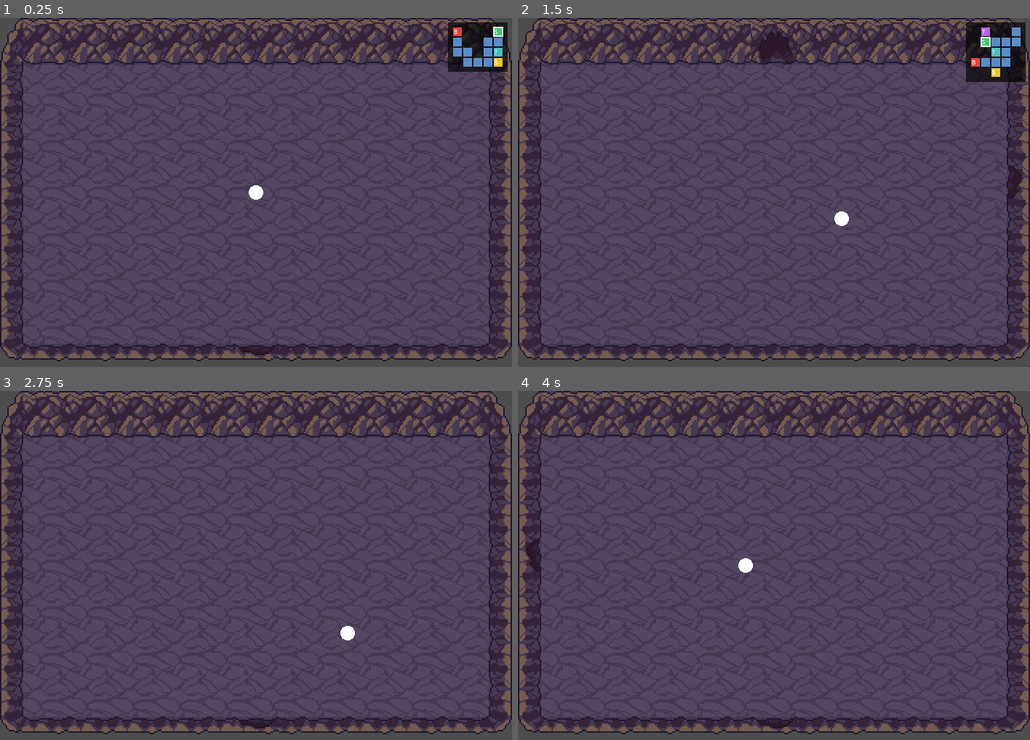
Above: before the commit, frames 1-4 (two rows, left to right).
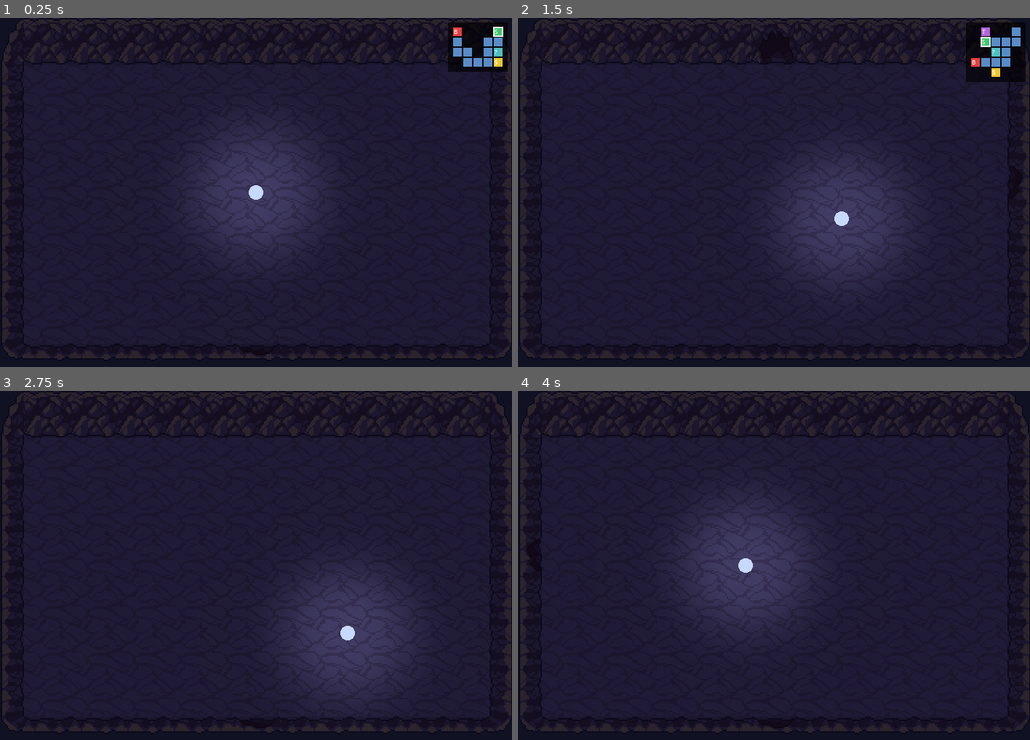
Above: after the commit, the same moments.

Repository: TangDylan1/CS230-Final-Project---Dylan-and-Alexis
Game: Godot game, scene res://scenes/dungeon.tscn
The game is run twice, just before and just after one commit, with the same random seed, the same clock (stepped at 60 frames per second) and the same inputs.
Inputs:
- Up to frame 1 (0.25 s): no input
- Up to frame 2 (1.5 s): tap Enter (ui_accept) at 0.5, 0.77 s; hold Right (ui_right) 0.53-1.28 s; tap M at 0.6, 1.35 s; hold Down (ui_down) from 1.28 s (still down)
- Up to frame 3 (2.75 s): tap Enter (ui_accept) at 1.52 s; release Down (ui_down) at 2.03 s; hold Right (ui_right) from 2.03 s (still down); tap M at 2.1 s
- Up to frame 4 (4 s): release Right (ui_right) at 2.78 s; hold Up (ui_up) 2.78-3.53 s; tap M at 2.85, 3.6 s; tap Enter (ui_accept) at 3.02, 3.77 s; hold Left (ui_left) from 3.53 s (still down)

The runs differ from the first frame. In frame 1, 93% of the frame differs, in the area x 0-100%, y 0-100%; in frame 2, 93%; in frame 3, 94%; in frame 4, 95%.

Commit message:
Simple point lights

Diff:
--- a/assets/tileset/tileset.tres
+++ b/assets/tileset/tileset.tres
@@ -904,5 +904,6 @@
 15:31/0 = 0
 
 [resource]
+occlusion_layer_0/light_mask = 1
 physics_layer_0/collision_layer = 1
 sources/0 = SubResource("TileSetAtlasSource_wgc32")
--- a/project.godot
+++ b/project.godot
@@ -24,3 +24,5 @@
 [rendering]
 
 textures/canvas_textures/default_texture_filter=0
+environment/defaults/default_clear_color=Color(0.06720009, 0.06721379, 0.14163193, 1)
+occlusion_culling/use_occlusion_culling=true
--- a/scenes/dungeon.tscn
+++ b/scenes/dungeon.tscn
@@ -806,3 +806,6 @@
 
 [node name="Minimap" type="Node2D" parent="MinimapLayer"]
 script = ExtResource("2_map")
+
+[node name="CanvasModulate" type="CanvasModulate" parent="."]
+color = Color(0.3760466, 0.38724002, 0.5549008, 1)
--- a/scenes/player.tscn
+++ b/scenes/player.tscn
@@ -1,12 +1,19 @@
-[gd_scene load_steps=3 format=3]
+[gd_scene load_steps=4 format=3 uid="uid://du38ge1g35cvj"]
 
-[ext_resource type="Script" path="res://scripts/player.gd" id="1_plr"]
+[ext_resource type="Script" uid="uid://2i64g80l0b1w" path="res://scripts/player.gd" id="1_plr"]
+[ext_resource type="Texture2D" uid="uid://d1ck4rlypb1gu" path="res://assets/effects/light.png" id="2_g2els"]
 
 [sub_resource type="CircleShape2D" id="CircleShape2D_col"]
-radius = 10.0
 
 [node name="Player" type="CharacterBody2D"]
 script = ExtResource("1_plr")
 
 [node name="CollisionShape2D" type="CollisionShape2D" parent="."]
 shape = SubResource("CircleShape2D_col")
+
+[node name="PointLight2D" type="PointLight2D" parent="."]
+color = Color(0.815986, 0.9273391, 0.96797365, 1)
+energy = 0.5
+shadow_enabled = true
+texture = ExtResource("2_g2els")
+texture_scale = 0.84
--- a/scenes/room scenes/NORMAL/N_03.tscn
+++ b/scenes/room scenes/NORMAL/N_03.tscn
@@ -1,7 +1,8 @@
-[gd_scene load_steps=5 format=4 uid="uid://dlke3irp3gbyg"]
+[gd_scene load_steps=6 format=4 uid="uid://dlke3irp3gbyg"]
 
 [ext_resource type="Texture2D" uid="uid://8ryh31ld5bq" path="res://assets/tileset/GuttyKreum_ForestGraveyard/Tilemaps/Fulltilemap.png" id="1_ic3ow"]
 [ext_resource type="TileSet" uid="uid://ck1gfpteisar1" path="res://assets/tileset/tileset.tres" id="2_g6gjo"]
+[ext_resource type="Texture2D" uid="uid://d1ck4rlypb1gu" path="res://assets/effects/light.png" id="3_2kckn"]
 
 [sub_resource type="TileSetAtlasSource" id="TileSetAtlasSource_c0m4q"]
 texture = ExtResource("1_ic3ow")
@@ -919,3 +920,21 @@
 scale = Vector2(2, 2)
 tile_map_data = PackedByteArray("AAAKAAUAAAAKAAgAAAAKAAYAAAAKAAkAAAALAAUAAAALAAgAAAALAAYAAAALAAkAAAAKAAkAAAAKAAgAAAAKAA …(240 unchanged characters)…
 tile_set = ExtResource("2_g6gjo")
+
+[node name="PointLight2D" type="PointLight2D" parent="."]
+position = Vector2(353, 183)
+scale = Vector2(1.0022321, 0.9720052)
+color = Color(0.9505953, 0.6704582, 0.26395655, 1)
+energy = 0.5
+shadow_enabled = true
+texture = ExtResource("3_2kckn")
+texture_scale = 0.84
+
+[node name="PointLight2D" type="PointLight2D" parent="PointLight2D"]
+position = Vector2(2.9932861, 134.77293)
+scale = Vector2(1.0022321, 0.9720052)
+color = Color(0.9505953, 0.6704582, 0.26395655, 1)
+energy = 0.5
+shadow_enabled = true
+texture = ExtResource("3_2kckn")
+texture_scale = 0.84
--- a/scenes/room scenes/start.tscn
+++ b/scenes/room scenes/start.tscn
@@ -1,849 +1,11 @@
-[gd_scene load_steps=4 format=4 uid="uid://ce8ysevdjjgex"]
+[gd_scene load_steps=2 format=4 uid="uid://ce8ysevdjjgex"]
 
-[ext_resource type="Texture2D" uid="uid://8ryh31ld5bq" path="res://assets/tileset/GuttyKreum_ForestGraveyard/Tilemaps/Fulltilemap.png" id="1_ylsye"]
-
-[sub_resource type="TileSetAtlasSource" id="TileSetAtlasSource_ylsye"]
-texture = ExtResource("1_ylsye")
-3:0/0 = 0
-6:0/0 = 0
-7:0/0 = 0
-8:0/0 = 0
-9:0/0 = 0
-10:0/0 = 0
-11:0/0 = 0
-16:0/0 = 0
-17:0/0 = 0
-18:0/0 = 0
-19:0/0 = 0
-20:0/0 = 0
-21:0/0 = 0
-22:0/0 = 0
-23:0/0 = 0
-24:0/0 = 0
-25:0/0 = 0
-26:0/0 = 0
-27:0/0 = 0
-28:0/0 = 0
-29:0/0 = 0
-30:0/0 = 0
-31:0/0 = 0
-32:0/0 = 0
-33:0/0 = 0
-1:1/0 = 0
-2:1/0 = 0
-3:1/0 = 0
-4:1/0 = 0
-6:1/0 = 0
-7:1/0 = 0
-8:1/0 = 0
-9:1/0 = 0
-10:1/0 = 0
-11:1/0 = 0
-12:1/0 = 0
-13:1/0 = 0
-14:1/0 = 0
-15:1/0 = 0
-16:1/0 = 0
-17:1/0 = 0
-18:1/0 = 0
-19:1/0 = 0
-20:1/0 = 0
-21:1/0 = 0
-22:1/0 = 0
-23:1/0 = 0
-24:1/0 = 0
-25:1/0 = 0
-26:1/0 = 0
-27:1/0 = 0
-28:1/0 = 0
-29:1/0 = 0
-30:1/0 = 0
-31:1/0 = 0
-32:1/0 = 0
-33:1/0 = 0
-0:2/0 = 0
-1:2/0 = 0
-2:2/0 = 0
-3:2/0 = 0
-4:2/0 = 0
-5:2/0 = 0
-6:2/0 = 0
-7:2/0 = 0
-8:2/0 = 0
-9:2/0 = 0
-10:2/0 = 0
-11:2/0 = 0
-12:2/0 = 0
-13:2/0 = 0
-14:2/0 = 0
-15:2/0 = 0
-16:2/0 = 0
-17:2/0 = 0
-20:2/0 = 0
-21:2/0 = 0
-22:2/0 = 0
-23:2/0 = 0
-24:2/0 = 0
-25:2/0 = 0
-26:2/0 = 0
-27:2/0 = 0
-32:2/0 = 0
-33:2/0 = 0
-0:3/0 = 0
-1:3/0 = 0
-2:3/0 = 0
-3:3/0 = 0
-4:3/0 = 0
-5:3/0 = 0
-6:3/0 = 0
-7:3/0 = 0
-8:3/0 = 0
-9:3/0 = 0
-10:3/0 = 0
-11:3/0 = 0
-12:3/0 = 0
-13:3/0 = 0
-14:3/0 = 0
-15:3/0 = 0
-16:3/0 = 0
-17:3/0 = 0
-18:3/0 = 0
-19:3/0 = 0
-20:3/0 = 0
-21:3/0 = 0
-22:3/0 = 0
-23:3/0 = 0
-24:3/0 = 0
-25:3/0 = 0
-26:3/0 = 0
-27:3/0 = 0
-28:3/0 = 0
-29:3/0 = 0
-30:3/0 = 0
-31:3/0 = 0
-32:3/0 = 0
-33:3/0 = 0
-0:4/0 = 0
-1:4/0 = 0
-2:4/0 = 0
-3:4/0 = 0
-4:4/0 = 0
-5:4/0 = 0
-6:4/0 = 0
-7:4/0 = 0
-8:4/0 = 0
-9:4/0 = 0
-10:4/0 = 0
-11:4/0 = 0
-14:4/0 = 0
-15:4/0 = 0
-16:4/0 = 0
-17:4/0 = 0
-18:4/0 = 0
-19:4/0 = 0
-20:4/0 = 0
-21:4/0 = 0
-23:4/0 = 0
-23:4/0/physics_layer_0/polygon_0/points = PackedVector2Array(-8, -8, 8, -8, 8, 8, -8, 8)
-24:4/0 = 0
-24:4/0/physics_layer_0/polygon_0/points = PackedVector2Array(-8, -8, 8, -8, 8, 8, -8, 8)
-25:4/0 = 0
-25:4/0/physics_layer_0/polygon_0/points = PackedVector2Array(-8, -8, 8, -8, 8, 8, -8, 8)
-26:4/0 = 0
-26:4/0/physics_layer_0/polygon_0/points = PackedVector2Array(-8, -8, 8, -8, 8, 8, -8, 8)
-28:4/0 = 0
-29:4/0 = 0
-30:4/0 = 0
-31:4/0 = 0
-32:4/0 = 0
-33:4/0 = 0
-0:5/0 = 0
-1:5/0 = 0
-2:5/0 = 0
-3:5/0 = 0
-4:5/0 = 0
-5:5/0 = 0
-6:5/0 = 0
-7:5/0 = 0
-8:5/0 = 0
-9:5/0 = 0
-10:5/0 = 0
-11:5/0 = 0
-12:5/0 = 0
-13:5/0 = 0
-14:5/0 = 0
-15:5/0 = 0
-16:5/0 = 0
-17:5/0 = 0
-18:5/0 = 0
-19:5/0 = 0
-20:5/0 = 0
-21:5/0 = 0
-23:5/0 = 0
-23:5/0/physics_layer_0/polygon_0/points = PackedVector2Array(-8, -8, 8, -8, 8, 8, -8, 8)
-24:5/0 = 0
-24:5/0/physics_layer_0/polygon_0/points = PackedVector2Array(-8, -8, 8, -8, 8, 8, -8, 8)
-25:5/0 = 0
-25:5/0/physics_layer_0/polygon_0/points = PackedVector2Array(-8, -8, 8, -8, 8, 8, -8, 8)
-26:5/0 = 0
-26:5/0/physics_layer_0/polygon_0/points = PackedVector2Array(-8, -8, 8, -8, 8, 8, -8, 8)
-28:5/0 = 0
-29:5/0 = 0
-30:5/0 = 0
-31:5/0 = 0
-32:5/0 = 0
-33:5/0 = 0
-0:6/0 = 0
-5:6/0 = 0
-6:6/0 = 0
-7:6/0 = 0
-8:6/0 = 0
-9:6/0 = 0
-10:6/0 = 0
-11:6/0 = 0
-12:6/0 = 0
-13:6/0 = 0
-14:6/0 = 0
-15:6/0 = 0
-16:6/0 = 0
-17:6/0 = 0
-18:6/0 = 0
-19:6/0 = 0
-20:6/0 = 0
-21:6/0 = 0
-23:6/0 = 0
-23:6/0/physics_layer_0/polygon_0/points = PackedVector2Array(-8, -8, 8, -8, 8, 8, -8, 8)
-26:6/0 = 0
-26:6/0/physics_layer_0/polygon_0/points = PackedVector2Array(-8, -8, 8, -8, 8, 8, -8, 8)
-28:6/0 = 0
-29:6/0 = 0
-30:6/0 = 0
-31:6/0 = 0
-32:6/0 = 0
-33:6/0 = 0
-0:7/0 = 0
-1:7/0 = 0
-2:7/0 = 0
-3:7/0 = 0
-4:7/0 = 0
-5:7/0 = 0
-6:7/0 = 0
-7:7/0 = 0
-8:7/0 = 0
-9:7/0 = 0
-10:7/0 = 0
-11:7/0 = 0
-12:7/0 = 0
-13:7/0 = 0
-14:7/0 = 0
-15:7/0 = 0
-16:7/0 = 0
-17:7/0 = 0
-18:7/0 = 0
-19:7/0 = 0
-20:7/0 = 0
-21:7/0 = 0
-23:7/0 = 0
-23:7/0/physics_layer_0/polygon_0/points = PackedVector2Array(-8, -8, 8, -8, 8, 8, -8, 8)
-26:7/0 = 0
-26:7/0/physics_layer_0/polygon_0/points = PackedVector2Array(-8, -8, 8, -8, 8, 8, -8, 8)
-28:7/0 = 0
-29:7/0 = 0
-30:7/0 = 0
-31:7/0 = 0
-32:7/0 = 0
-33:7/0 = 0
-0:8/0 = 0
-1:8/0 = 0
-2:8/0 = 0
-3:8/0 = 0
-4:8/0 = 0
-5:8/0 = 0
-10:8/0 = 0
-11:8/0 = 0
-12:8/0 = 0
-13:8/0 = 0
-14:8/0 = 0
-15:8/0 = 0
-16:8/0 = 0
-17:8/0 = 0
-18:8/0 = 0
-19:8/0 = 0
-23:8/0 = 0
-23:8/0/physics_layer_0/polygon_0/points = PackedVector2Array(-8, -8, 8, -8, 8, 8, -8, 8)
-24:8/0 = 0
-24:8/0/physics_layer_0/polygon_0/points = PackedVector2Array(-8, -8, 8, -8, 8, 8, -8, 8)
-25:8/0 = 0
-25:8/0/physics_layer_0/polygon_0/points = PackedVector2Array(-8, -8, 8, -8, 8, 8, -8, 8)
-26:8/0 = 0
-26:8/0/physics_layer_0/polygon_0/points = PackedVector2Array(-8, -8, 8, -8, 8, 8, -8, 8)
-28:8/0 = 0
-29:8/0 = 0
-0:9/0 = 0
-1:9/0 = 0
-2:9/0 = 0
-3:9/0 = 0
-4:9/0 = 0
-5:9/0 = 0
-7:9/0 = 0
-9:9/0 = 0
-10:9/0 = 0
-11:9/0 = 0
-12:9/0 = 0
-13:9/0 = 0
-14:9/0 = 0
-15:9/0 = 0
-16:9/0 = 0
-17:9/0 = 0
-18:9/0 = 0
-19:9/0 = 0
-28:9/0 = 0
-29:9/0 = 0
-30:9/0 = 0
-31:9/0 = 0
-0:10/0 = 0
-1:10/0 = 0
-2:10/0 = 0
-3:10/0 = 0
-4:10/0 = 0
-5:10/0 = 0
-6:10/0 = 0
-7:10/0 = 0
-8:10/0 = 0
-9:10/0 = 0
-10:10/0 = 0
-11:10/0 = 0
-12:10/0 = 0
-13:10/0 = 0
-14:10/0 = 0
-15:10/0 = 0
-17:10/0 = 0
-20:10/0 = 0
-23:10/0 = 0
-23:10/0/physics_layer_0/polygon_0/points = PackedVector2Array(-8, -8, 8, -8, 8, 8, -8, 8)
-24:10/0 = 0
-24:10/0/physics_layer_0/polygon_0/points = PackedVector2Array(-8, -8, 8, -8, 8, 8, -8, 8)
-25:10/0 = 0
-25:10/0/physics_layer_0/polygon_0/points = PackedVector2Array(-8, -8, 8, -8, 8, 8, -8, 8)
-26:10/0 = 0
-26:10/0/physics_layer_0/polygon_0/points = PackedVector2Array(-8, -8, 8, -8, 8, 8, -8, 8)
-28:10/0 = 0
-29:10/0 = 0
-30:10/0 = 0
-31:10/0 = 0
-0:11/0 = 0
-1:11/0 = 0
-2:11/0 = 0
-3:11/0 = 0
-4:11/0 = 0
-5:11/0 = 0
-6:11/0 = 0
-7:11/0 = 0
-8:11/0 = 0
-9:11/0 = 0
-10:11/0 = 0
-11:11/0 = 0
-12:11/0 = 0
-13:11/0 = 0
-14:11/0 = 0
-15:11/0 = 0
-17:11/0 = 0
-20:11/0 = 0
-28:11/0 = 0
-29:11/0 = 0
-30:11/0 = 0
-31:11/0 = 0
-0:12/0 = 0
-1:12/0 = 0
-2:12/0 = 0
-3:12/0 = 0
-4:12/0 = 0
-5:12/0 = 0
-6:12/0 = 0
-7:12/0 = 0
-8:12/0 = 0
-9:12/0 = 0
-10:12/0 = 0
-11:12/0 = 0
-13:12/0 = 0
-14:12/0 = 0
-15:12/0 = 0
-18:12/0 = 0
-19:12/0 = 0
-23:12/0 = 0
-24:12/0 = 0
-25:12/0 = 0
-26:12/0 = 0
-28:12/0 = 0
-29:12/0 = 0
-0:13/0 = 0
-1:13/0 = 0
-2:13/0 = 0
-3:13/0 = 0
-4:13/0 = 0
-5:13/0 = 0
-6:13/0 = 0
-7:13/0 = 0
-8:13/0 = 0
-9:13/0 = 0
-10:13/0 = 0
-11:13/0 = 0
-14:13/0 = 0
-15:13/0 = 0
-28:13/0 = 0
-29:13/0 = 0
-0:14/0 = 0
-1:14/0 = 0
-2:14/0 = 0
-3:14/0 = 0
-4:14/0 = 0
-5:14/0 = 0
-6:14/0 = 0
-7:14/0 = 0
-14:14/0 = 0
-15:14/0 = 0
-17:14/0 = 0
-17:14/0/physics_layer_0/polygon_0/points = PackedVector2Array(-8, -8, 8, -8, 8, 8, -8, 8)
-18:14/0 = 0
-18:14/0/physics_layer_0/polygon_0/points = PackedVector2Array(-8, -8, 8, -8, 8, 8, -8, 8)
-19:14/0 = 0
-19:14/0/physics_layer_0/polygon_0/points = PackedVector2Array(-8, -8, 8, -8, 8, 8, -8, 8)
-20:14/0 = 0
-20:14/0/physics_layer_0/polygon_0/points = PackedVector2Array(-8, -8, 8, -8, 8, 8, -8, 8)
-21:14/0 = 0
-21:14/0/physics_layer_0/polygon_0/points = PackedVector2Array(-8, -8, 8, -8, 8, 8, -8, 8)
-22:14/0 = 0
-22:14/0/physics_layer_0/polygon_0/points = PackedVector2Array(-8, -8, 8, -8, 8, 8, -8, 8)
-23:14/0 = 0
-23:14/0/physics_layer_0/polygon_0/points = PackedVector2Array(-8, -8, 8, -8, 8, 8, -8, 8)
-24:14/0 = 0
-24:14/0/physics_layer_0/polygon_0/points = PackedVector2Array(-8, -8, 8, -8, 8, 8, -8, 8)
-26:14/0 = 0
-26:14/0/physics_layer_0/polygon_0/points = PackedVector2Array(-8, -8, 8, -8, 8, 8, -8, 8)
-27:14/0 = 0
-27:14/0/physics_layer_0/polygon_0/points = PackedVector2Array(-8, -8, 8, -8, 8, 8, -8, 8)
-0:15/0 = 0
-1:15/0 = 0
-2:15/0 = 0
-3:15/0 = 0
-4:15/0 = 0
-5:15/0 = 0
-6:15/0 = 0
-7:15/0 = 0
-8:15/0 = 0
-9:15/0 = 0
-10:15/0 = 0
-11:15/0 = 0
-12:15/0 = 0
-13:15/0 = 0
-14:15/0 = 0
-15:15/0 = 0
-17:15/0 = 0
-17:15/0/physics_layer_0/polygon_0/points = PackedVector2Array(-8, -8, 8, -8, 8, 8, -8, 8)
-18:15/0 = 0
-18:15/0/physics_layer_0/polygon_0/points = PackedVector2Array(-8, -8, 8, -8, 8, 8, -8, 8)
-19:15/0 = 0
-19:15/0/physics_layer_0/polygon_0/points = PackedVector2Array(-8, -8, 8, -8, 8, 8, -8, 8)
-20:15/0 = 0
-20:15/0/physics_layer_0/polygon_0/points = PackedVector2Array(-8, -8, 8, -8, 8, 8, -8, 8)
-21:15/0 = 0
-21:15/0/physics_layer_0/polygon_0/points = PackedVector2Array(-8, -8, 8, -8, 8, 8, -8, 8)
-22:15/0 = 0
-22:15/0/physics_layer_0/polygon_0/points = PackedVector2Array(-8, -8, 8, -8, 8, 8, -8, 8)
-23:15/0 = 0
-23:15/0/physics_layer_0/polygon_0/points = PackedVector2Array(-8, -8, 8, -8, 8, 8, -8, 8)
-24:15/0 = 0
-24:15/0/physics_layer_0/polygon_0/points = PackedVector2Array(-8, -8, 8, -8, 8, 8, -8, 8)
-26:15/0 = 0
-26:15/0/physics_layer_0/polygon_0/points = PackedVector2Array(-8, -8, 8, -8, 8, 8, -8, 8)
-27:15/0 = 0
-27:15/0/physics_layer_0/polygon_0/points = PackedVector2Array(-8, -8, 8, -8, 8, 8, -8, 8)
-1:16/0 = 0
-2:16/0 = 0
-3:16/0 = 0
-4:16/0 = 0
-6:16/0 = 0
-7:16/0 = 0
-8:16/0 = 0
-9:16/0 = 0
-10:16/0 = 0
-11:16/0 = 0
-12:16/0 = 0
-13:16/0 = 0
-14:16/0 = 0
-15:16/0 = 0
-17:16/0 = 0
-17:16/0/physics_layer_0/polygon_0/points = PackedVector2Array(-8, -8, 8, -8, 8, 8, -8, 8)
-24:16/0 = 0
-24:16/0/physics_layer_0/polygon_0/points = PackedVector2Array(-8, -8, 8, -8, 8, 8, -8, 8)
-28:16/0 = 0
-29:16/0 = 0
-30:16/0 = 0
-30:16/0/physics_layer_1/polygon_0/points = PackedVector2Array(-8, -8, 8, -8, 8, 8, -8, 8)
-31:16/0 = 0
-31:16/0/physics_layer_1/polygon_0/points = PackedVector2Array(-8, -8, 8, -8, 8, 8, -8, 8)
-1:17/0 = 0
-2:17/0 = 0
-3:17/0 = 0
-4:17/0 = 0
-6:17/0 = 0
-7:17/0 = 0
-8:17/0 = 0
-9:17/0 = 0
-10:17/0 = 0
-11:17/0 = 0
-12:17/0 = 0
-13:17/0 = 0
-14:17/0 = 0
-15:17/0 = 0
-17:17/0 = 0
-17:17/0/physics_layer_0/polygon_0/points = PackedVector2Array(-8, -8, 8, -8, 8, 8, -8, 8)
-24:17/0 = 0
-24:17/0/physics_layer_0/polygon_0/points = PackedVector2Array(-8, -8, 8, -8, 8, 8, -8, 8)
-28:17/0 = 0
-29:17/0 = 0
-30:17/0 = 0
-30:17/0/physics_layer_1/polygon_0/points = PackedVector2Array(-8, -8, 8, -8, 8, 8, -8, 8)
-31:17/0 = 0
-31:17/0/physics_layer_1/polygon_0/points = PackedVector2Array(-8, -8, 8, -8, 8, 8, -8, 8)
-0:18/0 = 0
-1:18/0 = 0
-2:18/0 = 0
-3:18/0 = 0
-4:18/0 = 0
-5:18/0 = 0
-6:18/0 = 0
-7:18/0 = 0
-8:18/0 = 0
-9:18/0 = 0
-10:18/0 = 0
-11:18/0 = 0
-12:18/0 = 0
-13:18/0 = 0
-14:18/0 = 0
-15:18/0 = 0
-17:18/0 = 0
-17:18/0/physics_layer_0/polygon_0/points = PackedVector2Array(-8, -8, 8, -8, 8, 8, -8, 8)
-18:18/0 = 0
-18:18/0/physics_layer_0/polygon_0/points = PackedVector2Array(-8, -8, 8, -8, 8, 8, -8, 8)
-19:18/0 = 0
-19:18/0/physics_layer_0/polygon_0/points = PackedVector2Array(-8, -8, 8, -8, 8, 8, -8, 8)
-20:18/0 = 0
-20:18/0/physics_layer_0/polygon_0/points = PackedVector2Array(-8, -8, 8, -8, 8, 8, -8, 8)
-21:18/0 = 0
-21:18/0/physics_layer_0/polygon_0/points = PackedVector2Array(-8, -8, 8, -8, 8, 8, -8, 8)
-22:18/0 = 0
-22:18/0/physics_layer_0/polygon_0/points = PackedVector2Array(-8, -8, 8, -8, 8, 8, -8, 8)
-23:18/0 = 0
-23:18/0/physics_layer_0/polygon_0/points = PackedVector2Array(-8, -8, 8, -8, 8, 8, -8, 8)
-24:18/0 = 0
-24:18/0/physics_layer_0/polygon_0/points = PackedVector2Array(-8, -8, 8, -8, 8, 8, -8, 8)
-28:18/0 = 0
-29:18/0 = 0
-30:18/0 = 0
-31:18/0 = 0
-0:19/0 = 0
-1:19/0 = 0
-2:19/0 = 0
-3:19/0 = 0
-4:19/0 = 0
-5:19/0 = 0
-6:19/0 = 0
-7:19/0 = 0
-8:19/0 = 0
-9:19/0 = 0
-10:19/0 = 0
-11:19/0 = 0
-12:19/0 = 0
-13:19/0 = 0
-14:19/0 = 0
-15:19/0 = 0
-28:19/0 = 0
-29:19/0 = 0
-30:19/0 = 0
-31:19/0 = 0
-0:20/0 = 0
-1:20/0 = 0
-2:20/0 = 0
-3:20/0 = 0
-4:20/0 = 0
-5:20/0 = 0
-10:20/0 = 0
-11:20/0 = 0
-16:20/0 = 0
-17:20/0 = 0
-18:20/0 = 0
-19:20/0 = 0
-22:20/0 = 0
-23:20/0 = 0
-24:20/0 = 0
-25:20/0 = 0
-28:20/0 = 0
-29:20/0 = 0
-30:20/0 = 0
-31:20/0 = 0
-34:20/0 = 0
-35:20/0 = 0
-36:20/0 = 0
-37:20/0 = 0
-0:21/0 = 0
-1:21/0 = 0
-2:21/0 = 0
-3:21/0 = 0
-4:21/0 = 0
-5:21/0 = 0
-10:21/0 = 0
-11:21/0 = 0
-16:21/0 = 0
-17:21/0 = 0
-18:21/0 = 0
-19:21/0 = 0
-22:21/0 = 0
-23:21/0 = 0
-24:21/0 = 0
-25:21/0 = 0
-28:21/0 = 0
-29:21/0 = 0
-30:21/0 = 0
-31:21/0 = 0
-34:21/0 = 0
-35:21/0 = 0
-36:21/0 = 0
-37:21/0 = 0
-0:22/0 = 0
-1:22/0 = 0
-2:22/0 = 0
-3:22/0 = 0
-4:22/0 = 0
-5:22/0 = 0
-6:22/0 = 0
-7:22/0 = 0
-8:22/0 = 0
-9:22/0 = 0
-10:22/0 = 0
-11:22/0 = 0
-12:22/0 = 0
-13:22/0 = 0
-14:22/0 = 0
-15:22/0 = 0
-16:22/0 = 0
-17:22/0 = 0
-18:22/0 = 0
-19:22/0 = 0
-22:22/0 = 0
-23:22/0 = 0
-24:22/0 = 0
-25:22/0 = 0
-28:22/0 = 0
-29:22/0 = 0
-30:22/0 = 0
-31:22/0 = 0
-38:22/0 = 0
-39:22/0 = 0
-0:23/0 = 0
-1:23/0 = 0
-2:23/0 = 0
-3:23/0 = 0
-4:23/0 = 0
-5:23/0 = 0
-6:23/0 = 0
-7:23/0 = 0
-8:23/0 = 0
-9:23/0 = 0
-10:23/0 = 0
-11:23/0 = 0
-12:23/0 = 0
-13:23/0 = 0
-14:23/0 = 0
-15:23/0 = 0
-16:23/0 = 0
-17:23/0 = 0
-18:23/0 = 0
-19:23/0 = 0
-22:23/0 = 0
-23:23/0 = 0
-24:23/0 = 0
-25:23/0 = 0
-28:23/0 = 0
-29:23/0 = 0
-30:23/0 = 0
-31:23/0 = 0
-38:23/0 = 0
-39:23/0 = 0
-0:24/0 = 0
-1:24/0 = 0
-2:24/0 = 0
-3:24/0 = 0
-4:24/0 = 0
-5:24/0 = 0
-10:24/0 = 0
-11:24/0 = 0
-12:24/0 = 0
-13:24/0 = 0
-16:24/0 = 0
-17:24/0 = 0
-20:24/0 = 0
-21:24/0 = 0
-24:24/0 = 0
-25:24/0 = 0
-38:24/0 = 0
-39:24/0 = 0
-0:25/0 = 0
-1:25/0 = 0
-2:25/0 = 0
-3:25/0 = 0
-4:25/0 = 0
-5:25/0 = 0
-10:25/0 = 0
-11:25/0 = 0
-12:25/0 = 0
-13:25/0 = 0
-16:25/0 = 0
-17:25/0 = 0
-20:25/0 = 0
-21:25/0 = 0
-24:25/0 = 0
-25:25/0 = 0
-38:25/0 = 0
-39:25/0 = 0
-0:26/0 = 0
-1:26/0 = 0
-2:26/0 = 0
-3:26/0 = 0
-4:26/0 = 0
-5:26/0 = 0
-6:26/0 = 0
-7:26/0 = 0
-8:26/0 = 0
-9:26/0 = 0
-10:26/0 = 0
-11:26/0 = 0
-14:26/0 = 0
-15:26/0 = 0
-18:26/0 = 0
-19:26/0 = 0
-22:26/0 = 0
-23:26/0 = 0
-26:26/0 = 0
-27:26/0 = 0
-0:27/0 = 0
-1:27/0 = 0
-2:27/0 = 0
-3:27/0 = 0
-4:27/0 = 0
-5:27/0 = 0
-6:27/0 = 0
-7:27/0 = 0
-8:27/0 = 0
-9:27/0 = 0
-10:27/0 = 0
-11:27/0 = 0
-14:27/0 = 0
-15:27/0 = 0
-18:27/0 = 0
-19:27/0 = 0
-22:27/0 = 0
-23:27/0 = 0
-26:27/0 = 0
-27:27/0 = 0
-0:28/0 = 0
-1:28/0 = 0
-2:28/0 = 0
-3:28/0 = 0
-4:28/0 = 0
-5:28/0 = 0
-6:28/0 = 0
-7:28/0 = 0
-8:28/0 = 0
-9:28/0 = 0
-10:28/0 = 0
-11:28/0 = 0
-12:28/0 = 0
-13:28/0 = 0
-14:28/0 = 0
-15:28/0 = 0
-16:28/0 = 0
-17:28/0 = 0
-20:28/0 = 0
-21:28/0 = 0
-24:28/0 = 0
-25:28/0 = 0
-28:28/0 = 0
-29:28/0 = 0
-32:28/0 = 0
-33:28/0 = 0
-36:28/0 = 0
-37:28/0 = 0
-0:29/0 = 0
-1:29/0 = 0
-2:29/0 = 0
-3:29/0 = 0
-4:29/0 = 0
-5:29/0 = 0
-6:29/0 = 0
-7:29/0 = 0
-8:29/0 = 0
-9:29/0 = 0
-10:29/0 = 0
-11:29/0 = 0
-12:29/0 = 0
-13:29/0 = 0
-14:29/0 = 0
-15:29/0 = 0
-16:29/0 = 0
-17:29/0 = 0
-20:29/0 = 0
-21:29/0 = 0
-24:29/0 = 0
-25:29/0 = 0
-28:29/0 = 0
-29:29/0 = 0
-32:29/0 = 0
-33:29/0 = 0
-36:29/0 = 0
-37:29/0 = 0
-0:30/0 = 0
-1:30/0 = 0
-2:30/0 = 0
-3:30/0 = 0
-4:30/0 = 0
-5:30/0 = 0
-6:30/0 = 0
-7:30/0 = 0
-8:30/0 = 0
-9:30/0 = 0
-10:30/0 = 0
-11:30/0 = 0
-12:30/0 = 0
-13:30/0 = 0
-14:30/0 = 0
-15:30/0 = 0
-2:31/0 = 0
-3:31/0 = 0
-4:31/0 = 0
-5:31/0 = 0
-6:31/0 = 0
-7:31/0 = 0
-8:31/0 = 0
-9:31/0 = 0
-10:31/0 = 0
-11:31/0 = 0
-12:31/0 = 0
-13:31/0 = 0
-14:31/0 = 0
-15:31/0 = 0
-
-[sub_resource type="TileSet" id="TileSet_faay5"]
-physics_layer_0/collision_layer = 1
-physics_layer_1/collision_layer = 2
-physics_layer_1/collision_mask = 2
-sources/0 = SubResource("TileSetAtlasSource_ylsye")
+[ext_resource type="TileSet" uid="uid://ck1gfpteisar1" path="res://assets/tileset/tileset.tres" id="1_ylsye"]
 
 [node name="Start" type="Node2D"]
 
 [node name="TileMapLayer" type="TileMapLayer" parent="."]
+position = Vector2(1, 0)
 scale = Vector2(2, 2)
 tile_map_data = PackedByteArray("AAAAAAAAAAAXAAQAAAAAAAEAAAAXAAUAAAAAAAIAAAAXAAYAAAABAAAAAAAYAAQAAAABAAEAAAAYAAUAAAACAA …(5200 unchanged characters)…
-tile_set = SubResource("TileSet_faay5")
-collision_enabled = false
-collision_visibility_mode = 1
+tile_set = ExtResource("1_ylsye")
Binary file added: assets/effects/light.png
Not shown, added: assets/effects/light.png.import
Not shown: 2 places in scenes/dungeon.tscn that only renumber resources
